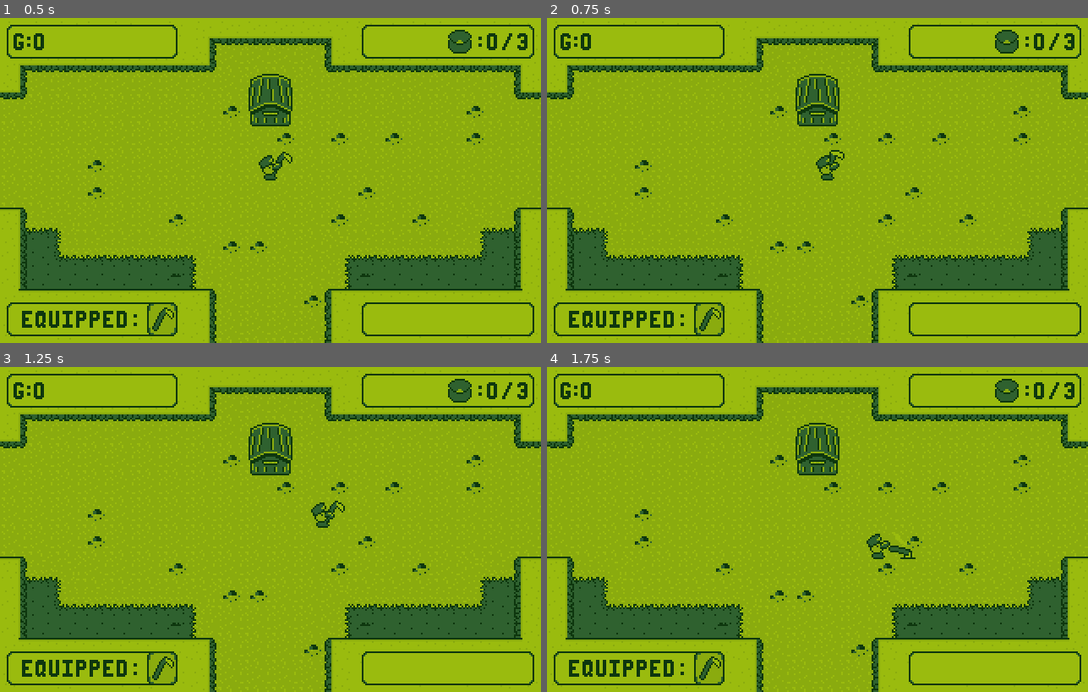
Above: before the commit, frames 1-4 (two rows, left to right).
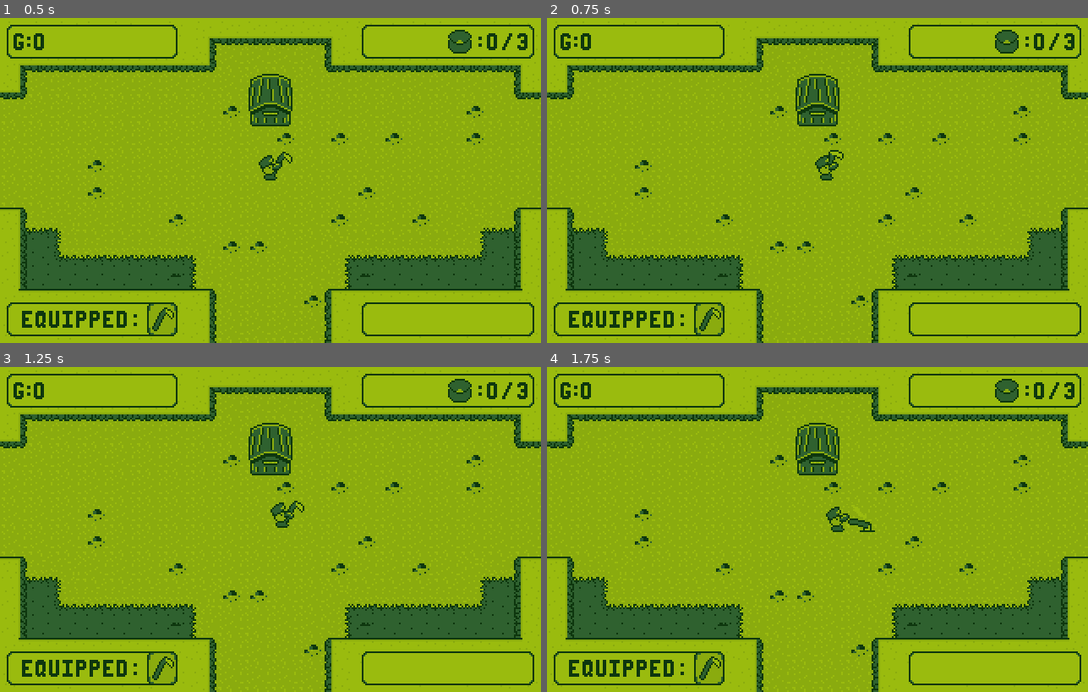
Above: after the commit, the same moments.

Repository: MrPiedPiper/LD46
Game: Godot game, scene res://scenes/main/Main.tscn
Two runs of this game, one before a commit and one after it. Both use one fixed random seed, a clock stepped at 60 frames per second and the inputs below. The project has no main scene, so this scene is started directly.
Inputs (mouse positions are in pixels of both pictures, inside the frame that each line leads up to):
- Up to frame 1 (0.5 s): no input
- Up to frame 2 (0.75 s): tap Enter at 0.5 s; move the mouse to (936, 164) at 0.52 s; hold Right (ui_right) from 0.53 s (still down); right-click (936, 164) at 0.6 s; click (936, 164) at 0.67 s
- Up to frame 3 (1.25 s): keep holding Right (ui_right)
- Up to frame 4 (1.75 s): move the mouse to (709, 545) at 1.27 s; release Right (ui_right) at 1.28 s; hold Down (ui_down) from 1.28 s (still down); click (709, 545) at 1.35 s; right-click (709, 545) at 1.55 s

Frame 1 is identical in both runs. In frame 2, less than 0.1% of the frame differs, in the area x 49-55%, y 40-50%; in frame 3, 0.4%; in frame 4, 0.5%, in the area x 51-69%, y 42-60%.

Commit message:
Allow the player to drop off one item at a time

Diff:
--- a/Player.gd
+++ b/Player.gd
@@ -57,9 +57,13 @@
 	move_state(delta)
 
 	if Input.is_action_just_pressed("action_interact"):
-		if is_touching_bin and sellable_list.size() > 0:
-			#Get specific item to deposit?
-			emit_signal("deposited_in_bin")
+		if is_touching_bin and sellable_list.size() > 0 and inventory_list[0] is sellable_item:
+			var item = inventory_list[0]
+			inventory_list.erase(item)
+			sellable_list.erase(item)
+			update_held_item(inventory_list)
+			emit_signal("deposited_in_bin",item)
+			emit_signal("scrolled_inventory",inventory_list[0])
 
 		if !touching_list_crops.empty() and sellable_list.size() < sellable_size:
 			#Get the closest crop
@@ -138,6 +142,8 @@
 	input_vector.y = Input.get_action_strength("ui_down") - Input.get_action_strength("ui_up")
 	input_vector = input_vector.normalized()
 
+	if is_swinging_hoe: input_vector = Vector2.ZERO
+
 	if input_vector.x > 0:
 		is_facing_right = true
 	elif input_vector.x < 0:
@@ -156,7 +162,8 @@
 		else:
 			animationPlayer.play("IdleLeft")
 
-	velocity = move_and_slide(velocity)
+	if !is_swinging_hoe:
+		velocity = move_and_slide(velocity)
 
 #Return the nearest node from an Array
 func return_closest_touching(list:Array):
@@ -211,9 +218,3 @@
 	is_swinging_hoe = false
 	if !hoe.was_swing_on_farmland:
 		emit_signal("swung_tool",hoe_hit_position)
-
-func on_deposited():
-	for i in sellable_list:
-		inventory_list.erase(i)
-	sellable_list.clear()
-	emit_signal("scrolled_inventory",inventory_list[0])
--- a/scenes/main/Main.gd
+++ b/scenes/main/Main.gd
@@ -38,20 +38,17 @@
 	ui_play.set_inventory_curr(player.sellable_list.size())
 	ui_play.set_inventory_max(player.sellable_size)
 
-func _on_Player_deposited_in_bin():
+func _on_Player_deposited_in_bin(item):
 	#Play the animation
 	bin.play_deposit()
 	#Add up all the points
 	var money_gained = 0
 	#Set the score variable
-	for i in player.sellable_list:
-		money_gained += i.item_value
+	money_gained += item.item_value
 	#Set the points on the UI
 	score += money_gained
 	ui_play.set_score(score)
-	#Clear the player's inventory
-	player.on_deposited()
-	ui_play.set_inventory_curr(0)
+	ui_play.set_inventory_curr(player.sellable_list.size())
 
 func _on_Player_swung_tool(impact_pos):
 	var tile_coord = ground_tilemap.world_to_map(impact_pos)
